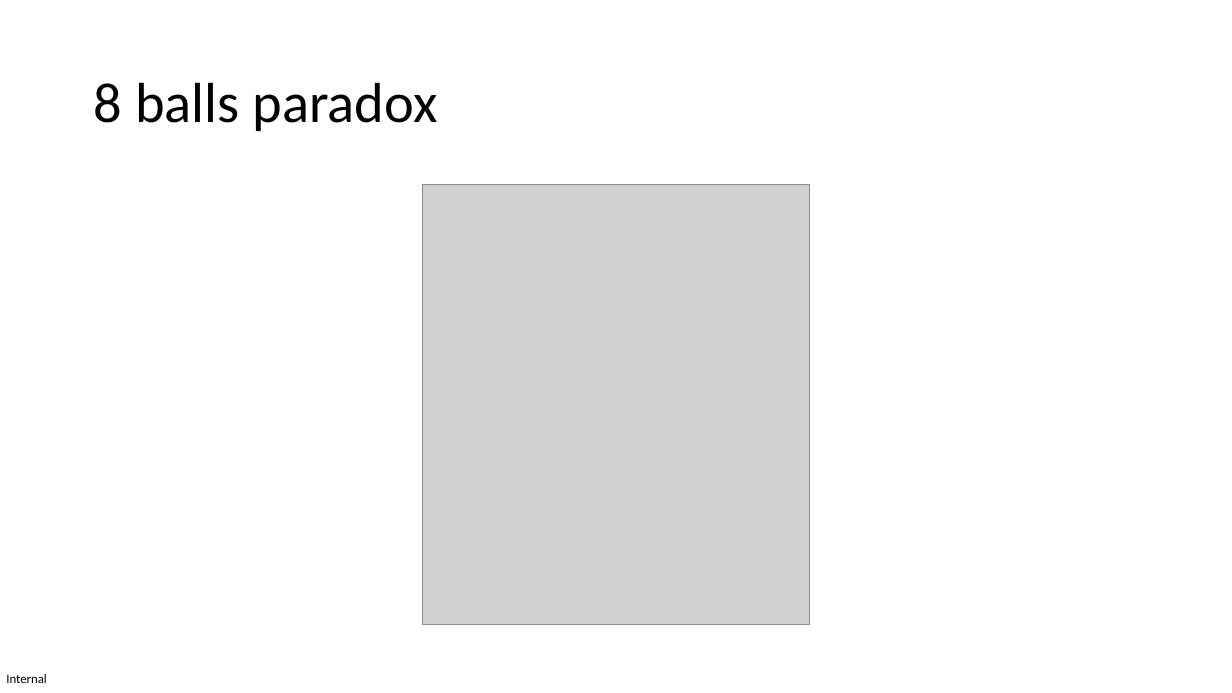
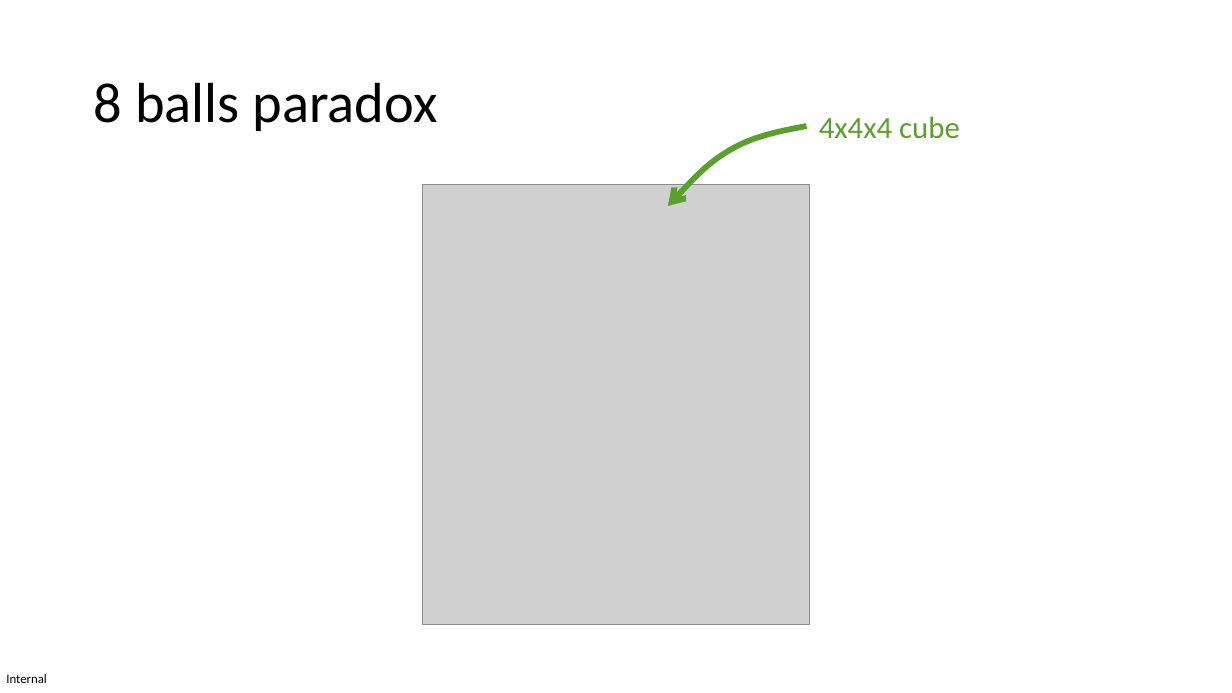
Before and after one commit to MICS-Lab/XmasPresentation2023PRFD, a slide deck: slide 17 of slides_x_mas_2023.pptx. Drawn at 1232x693 pixels with LibreOffice and Linux fonts; fonts in the diff are those of the drawing; grey boxes stand for pictures. Boxes give left, top, right and bottom in pixels: in the first picture for what was removed or moved away, otherwise in the second. Text is boxed around its words. In the diff, an @@ line names an element or a change of style, - is before the commit and + after.

Commit message:
8 balls paradox: cube arrow

```diff
--- a/slides_x_mas_2023.pptx
+++ b/slides_x_mas_2023.pptx
@@ text added at (819,116,960,139), 24 pt, text #5AA02C @@
+4x4x4 cube
@@ freeform shape added at (668,126,807,205), outline #5AA02C 4.5 pt @@
```
Also in this commit, not shown: 4 other slides changed.
